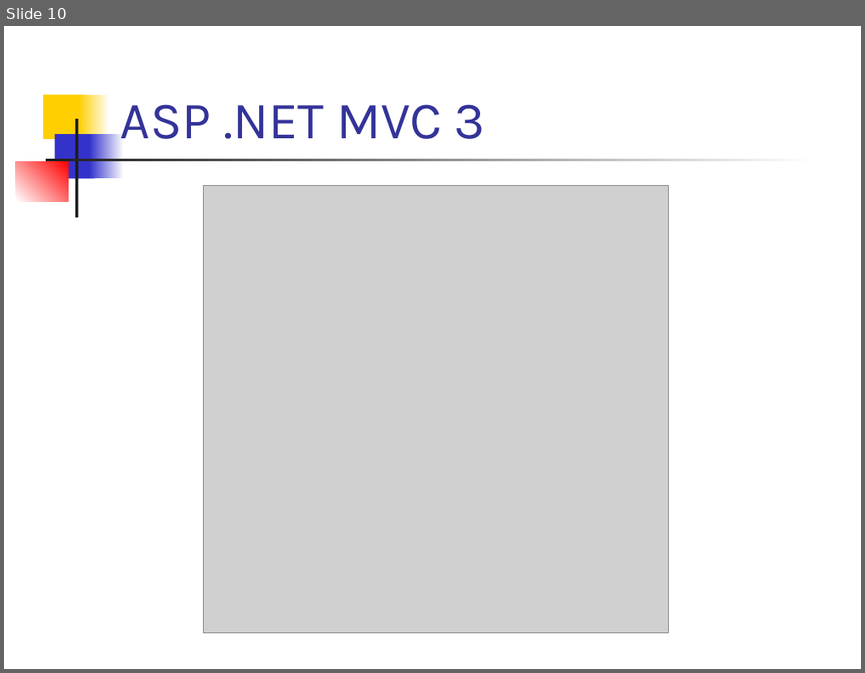
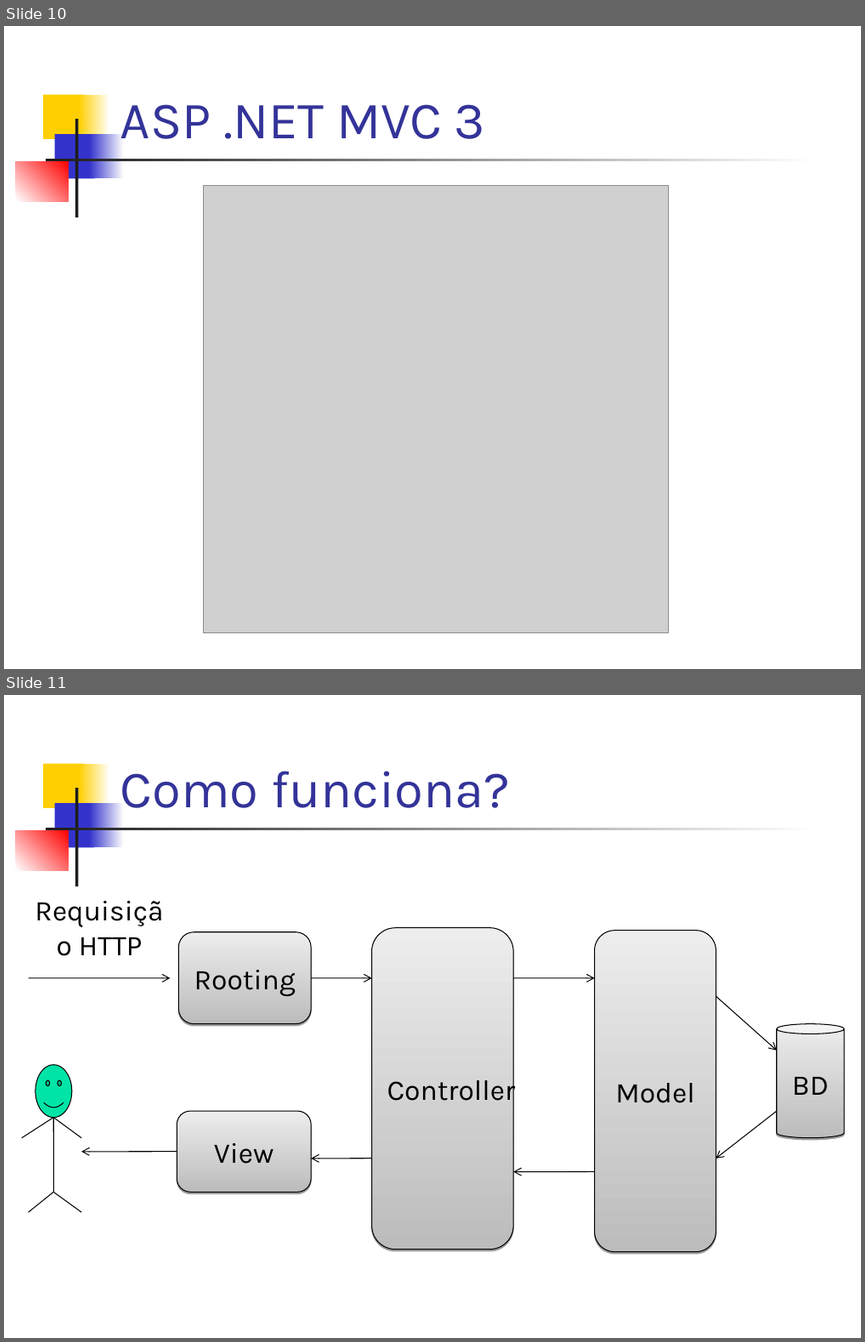
Before and after one commit to dssika/mini-curso-asp-net-mvc3, a slide deck: Slide/Mini Curso.ppt. Shown one above the other, each under a label of ours: slide 10 before the commit, slides 10 and 11 after it. The pictures are 865x673 and 865x1342 pixels, drawn with LibreOffice and Linux fonts; fonts in the diff are those of the drawing; grey boxes stand for pictures. Boxes give left, top, right and bottom in pixels: in the first picture for what was removed or moved away, otherwise in the second. Text is boxed around its words. In the diff, an @@ line names an element or a change of style, - is before the commit and + after.

```diff
--- a/Slide/Mini Curso.ppt
+++ b/Slide/Mini Curso.ppt
@@ slide 11 added at box(4, 695, 861, 1338), background #FFFFFF; not listed: 7 template elements that a slide beside it also shows @@
@@ title added at box(120, 771, 510, 808), 44 pt, text #333399 @@
+Como funciona?
@@ text added at box(79, 937, 143, 955), 24 pt, text #000000 @@
+Requisição HTTP
@@ rounded rectangle added at box(179, 932, 312, 1024), fill gradient #BCBCBC to #EDEDED, outline #000000 0.74 pt, 24 pt, text #000000 @@
+Rooting
@@ freeform shape added at box(371, 928, 513, 1249), fill gradient #BCBCBC to #EDEDED, outline #000000 0.74 pt, 24 pt, text #000000 @@
+Controller
@@ freeform shape added at box(595, 930, 716, 1251), fill gradient #BCBCBC to #EDEDED, outline #000000 0.74 pt, 24 pt, text #000000 @@
+Model
@@ arrow added from (28, 978) to (171, 978), #000000 0.74 pt @@
@@ arrow added from (311, 978) to (371, 978), #000000 0.74 pt @@
@@ arrow added from (513, 978) to (595, 978), #000000 0.74 pt @@
@@ arrow added from (716, 996) to (777, 1049), #000000 0.74 pt @@
@@ cylinder added at box(777, 1024, 845, 1138), fill gradient #BCBCBC to #EDEDED, outline #000000 0.74 pt, 24 pt, text #000000 @@
+BD
@@ smiley face added at box(35, 1064, 73, 1117), fill #00E4A8, outline #000000 0.74 pt @@
@@ line added from (53, 1117) to (22, 1138), #000000 0.74 pt @@
@@ line added from (53, 1117) to (53, 1192), #000000 0.74 pt @@
@@ line added from (53, 1117) to (81, 1138), #000000 0.74 pt @@
@@ rounded rectangle added at box(177, 1111, 312, 1191), fill gradient #BCBCBC to #EDEDED, outline #000000 0.74 pt, 24 pt, text #000000 @@
+View
@@ arrow added from (777, 1111) to (716, 1158), #000000 0.74 pt @@
@@ arrow added from (177, 1151) to (81, 1151), #000000 0.74 pt @@
@@ arrow added from (371, 1157) to (311, 1158), #000000 0.74 pt @@
@@ arrow added from (595, 1171) to (513, 1171), #000000 0.74 pt @@
@@ line added from (53, 1192) to (28, 1212), #000000 0.74 pt @@
@@ line added from (53, 1192) to (81, 1212), #000000 0.74 pt @@
```
Also in this commit, not shown: 1 slide removed.
